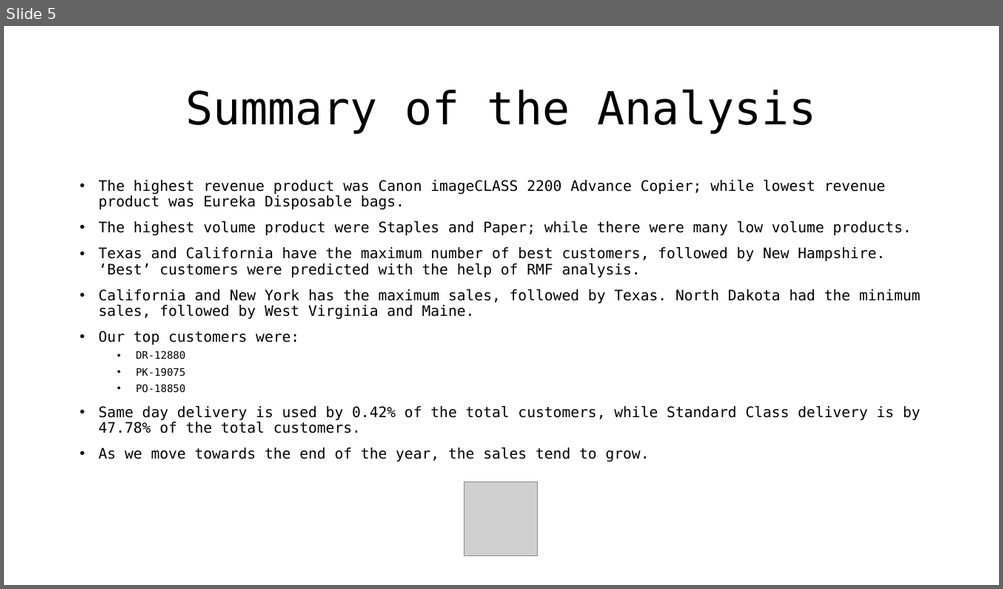
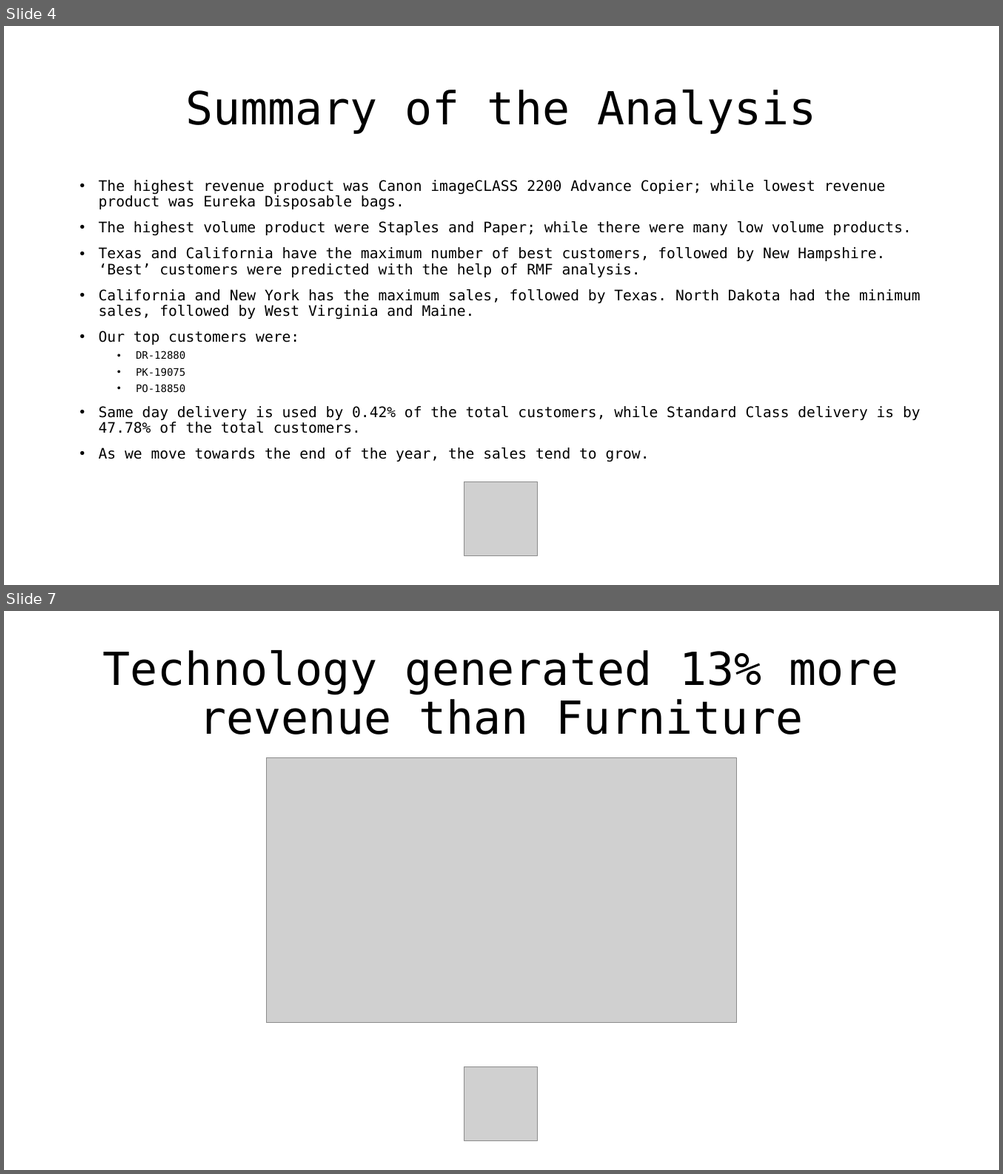
Before and after one commit to duy4nt/Data-Analysis, a slide deck: SuperstoreSalesAnalysis/Superstore Dataset Analysis.pptx. Shown one above the other, each under a label of ours: slide 5 before the commit, slides 4 and 7 after it; the slides between them are not shown. The pictures are 1003x589 and 1003x1174 pixels, drawn with LibreOffice and Linux fonts; fonts in the diff are those of the drawing; grey boxes stand for pictures. Boxes give left, top, right and bottom in pixels: in the first picture for what was removed or moved away, otherwise in the second. Text is boxed around its words. In the diff, an @@ line names an element or a change of style, - is before the commit and + after.

```diff
--- a/SuperstoreSalesAnalysis/Superstore Dataset Analysis.pptx
+++ b/SuperstoreSalesAnalysis/Superstore Dataset Analysis.pptx
@@ slide 7 added at box(4, 611, 999, 1170), background #FFFFFF @@
@@ title added at box(103, 650, 899, 735), 44 pt, text #000000 @@
+Technology generated 13% more revenue than Furniture
@@ picture added at box(266, 758, 737, 1023) @@
@@ picture added at box(464, 1068, 537, 1141) @@
@@ what was slide 5 is now slide 4 @@
```
Also in this commit, not shown: 4 slides changed, 14 other slides added, 18 slides removed, 2 other files.
